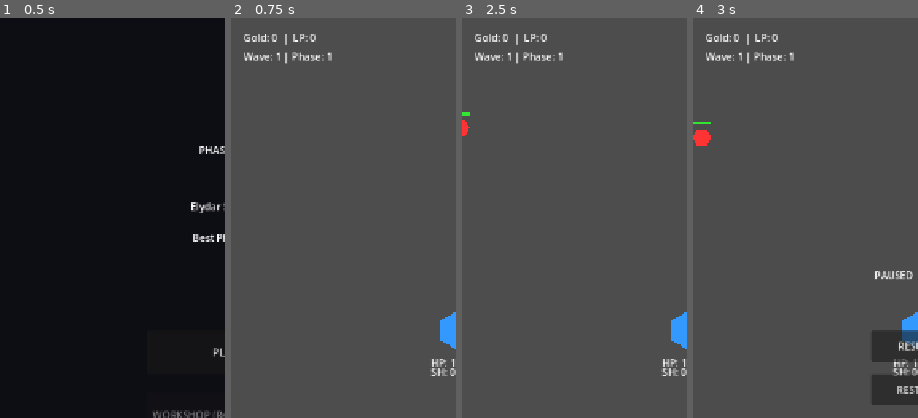
Above: before the commit, frames 1-4 (left to right).
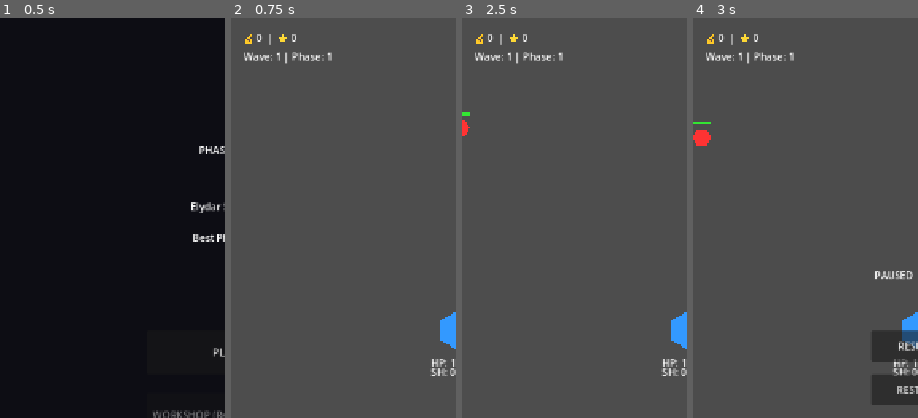
Above: after the commit, the same moments.

Repository: elydarstudio/Base_Defence
Game: Godot game, scene res://Scenes/StartMenu.tscn
Same seed, same stepped clock (60 frames per second), same inputs: the game is played once before the commit and once after it.
Inputs:
- Up to frame 1 (0.5 s): no input
- Up to frame 2 (0.75 s): click "PLAY" at 0.5 s
- Up to frame 3 (2.5 s): click "▲ UPGRADES" at 1.25 s; click "▼ UPGRADES" at 2 s
- Up to frame 4 (3 s): click "⏸" at 2.75 s
The pictures show only the part of the screen within x 0-50%, y 0-50%; the shares and areas given below are measured in that part.

Frame 1 is identical in both runs. In frame 2, 0.4% of the frame differs, in the area x 5-38%, y 4-7%; in frame 3, 0.4%; in frame 4, 0.4%.

Commit message:
fix: LP system rework, run_lp separate from cumulative, crash-safe incremental saves, no double-add on game over

Diff:
--- a/base-defence/Scripts/main.gd
+++ b/base-defence/Scripts/main.gd
@@ -7,7 +7,7 @@
 var boss_scene: PackedScene
 var damage_number_scene: PackedScene
 
-#Game Speed
+# Game Speed
 var speed_index: int = 0
 var speed_steps: Array = [1.0, 1.5, 2.0]
 
@@ -29,7 +29,7 @@
 
 # Economy
 var currency: int = 0
-var legacy_points: int = 0
+var run_lp: int = 0  # LP earned THIS run, shown in-game
 
 # UI state
 var panel_open: bool = false
@@ -119,6 +119,7 @@
 var legacy_drop_max: int = 100
 
 var tooltip_buttons: Dictionary = {}
+var tooltip_key: String = ""
 
 const BASE_ENEMIES_PER_WAVE = 12
 const ENEMIES_PER_WAVE_WAVE_SCALING = 2
@@ -316,10 +317,11 @@
 	enemies_to_spawn = _get_wave_enemy_count()
 	wave_complete = false
 	_check_unlock_progression()
+	# LP per wave — add to run total and save incrementally
 	var lp_earned = 1 + lp_gain_level
 	var lp_total = int(lp_earned * (1.0 + (legacy_mult_level * 0.1)))
-	legacy_points += lp_total
-	SaveManager.data["legacy_points"] = legacy_points
+	run_lp += lp_total
+	SaveManager.data["legacy_points"] += lp_total
 	SaveManager.save_game()
 	if wave % 10 == 0:
 		_spawn_boss()
@@ -353,11 +355,12 @@
 	var multiplied = int(total * (1.0 + (gold_mult_level * 0.1)))
 	currency += multiplied
 	enemies_killed += 1
+	# LP drop chance — add to run total and save incrementally
 	var drop_chance = 0.05 + (legacy_drop_level * 0.0035)
 	if randf() < drop_chance:
 		var drop = int((1 + lp_gain_level) * (1.0 + (legacy_mult_level * 0.1)))
-		legacy_points += drop
-		SaveManager.data["legacy_points"] = legacy_points
+		run_lp += drop
+		SaveManager.data["legacy_points"] += drop
 		SaveManager.save_game()
 	_update_ui()
 
@@ -370,7 +373,6 @@
 	game_over = true
 	$UI/GameOverScreen.visible = true
 	$UI/GameOverScreen/PhaseLabel.text = "Phase Reached: " + str(phase)
-	SaveManager.data["legacy_points"] += legacy_points
 	if phase > SaveManager.data["best_phase"]:
 		SaveManager.data["best_phase"] = phase
 	SaveManager.save_game()
@@ -378,9 +380,9 @@
 	get_tree().paused = true
 
 func _on_restart_button_pressed():
+	Engine.time_scale = 1.0
 	get_tree().paused = false
 	get_tree().reload_current_scene()
-	Engine.time_scale = 1.0
 
 func _on_panel_handle_pressed():
 	panel_open = !panel_open
@@ -391,7 +393,7 @@
 	$UI/UpgradePanel/PanelHandle.text = "▼ UPGRADES" if panel_open else "▲ UPGRADES"
 
 func _update_ui():
-	$UI/CurrencyLabel.text = "Gold: " + str(currency) + "  |  LP: " + str(legacy_points)
+	$UI/CurrencyLabel.text = "💰 " + str(currency) + "  |  ⭐ " + str(run_lp)
 	$UI/WaveLabel.text = "Wave: " + str(wave) + " | Phase: " + str(phase)
 	_update_btn($UI/UpgradePanel/ColumnsContainer/ATKColumn/ATKSpdButton,
 		"ATK SPD", attack_speed_level, attack_speed_max, attack_speed_cost,
@@ -462,8 +464,6 @@
 		btn.text = label + "\nLv" + str(level + 1) + " - " + str(cost) + "g\n" + stat
 		btn.disabled = currency < cost
 
-var tooltip_key: String = ""
-
 func _show_tooltip(key: String):
 	tooltip_key = key
 	$UI/TooltipTimer.start()
@@ -666,12 +666,12 @@
 func _random_edge_position() -> Vector2:
 	spawn_edge = (spawn_edge + 1) % 6
 	match spawn_edge:
-		0: return Vector2(randf_range(0, 720), -20)          # top
-		1: return Vector2(randf_range(0, 720), 1300)         # bottom
-		2: return Vector2(-20, randf_range(0, 640))          # left top
-		3: return Vector2(-20, randf_range(640, 1280))       # left bottom
-		4: return Vector2(740, randf_range(0, 640))          # right top
-		5: return Vector2(740, randf_range(640, 1280))       # right bottom
+		0: return Vector2(randf_range(0, 720), -20)
+		1: return Vector2(randf_range(0, 720), 1300)
+		2: return Vector2(-20, randf_range(0, 640))
+		3: return Vector2(-20, randf_range(640, 1280))
+		4: return Vector2(740, randf_range(0, 640))
+		5: return Vector2(740, randf_range(640, 1280))
 	return Vector2.ZERO
 
 # ── Pause ─────────────────────────────────────
@@ -684,21 +684,21 @@
 	$UI/PauseScreen.visible = false
 
 func _on_pause_restart_button_pressed():
+	Engine.time_scale = 1.0
 	get_tree().paused = false
 	await get_tree().process_frame
 	get_tree().reload_current_scene()
+
+func _on_pause_menu_button_pressed():
 	Engine.time_scale = 1.0
-
-func _on_pause_menu_button_pressed():
 	get_tree().paused = false
 	get_tree().change_scene_to_file("res://Scenes/StartMenu.tscn")
-	Engine.time_scale = 1.0
 
 # ── Game Over ─────────────────────────────────
 func _on_menu_button_pressed():
+	Engine.time_scale = 1.0
 	get_tree().paused = false
 	get_tree().change_scene_to_file("res://Scenes/StartMenu.tscn")
-	Engine.time_scale = 1.0
 
 func _on_speed_button_pressed():
 	speed_index = (speed_index + 1) % speed_steps.size()
